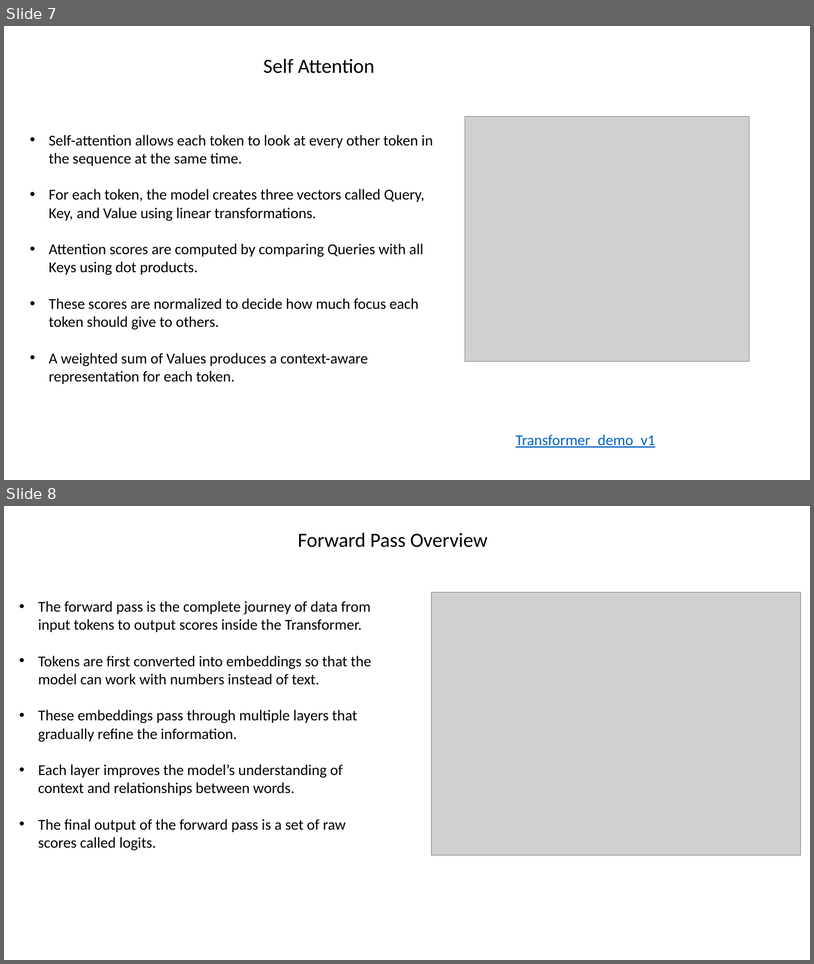
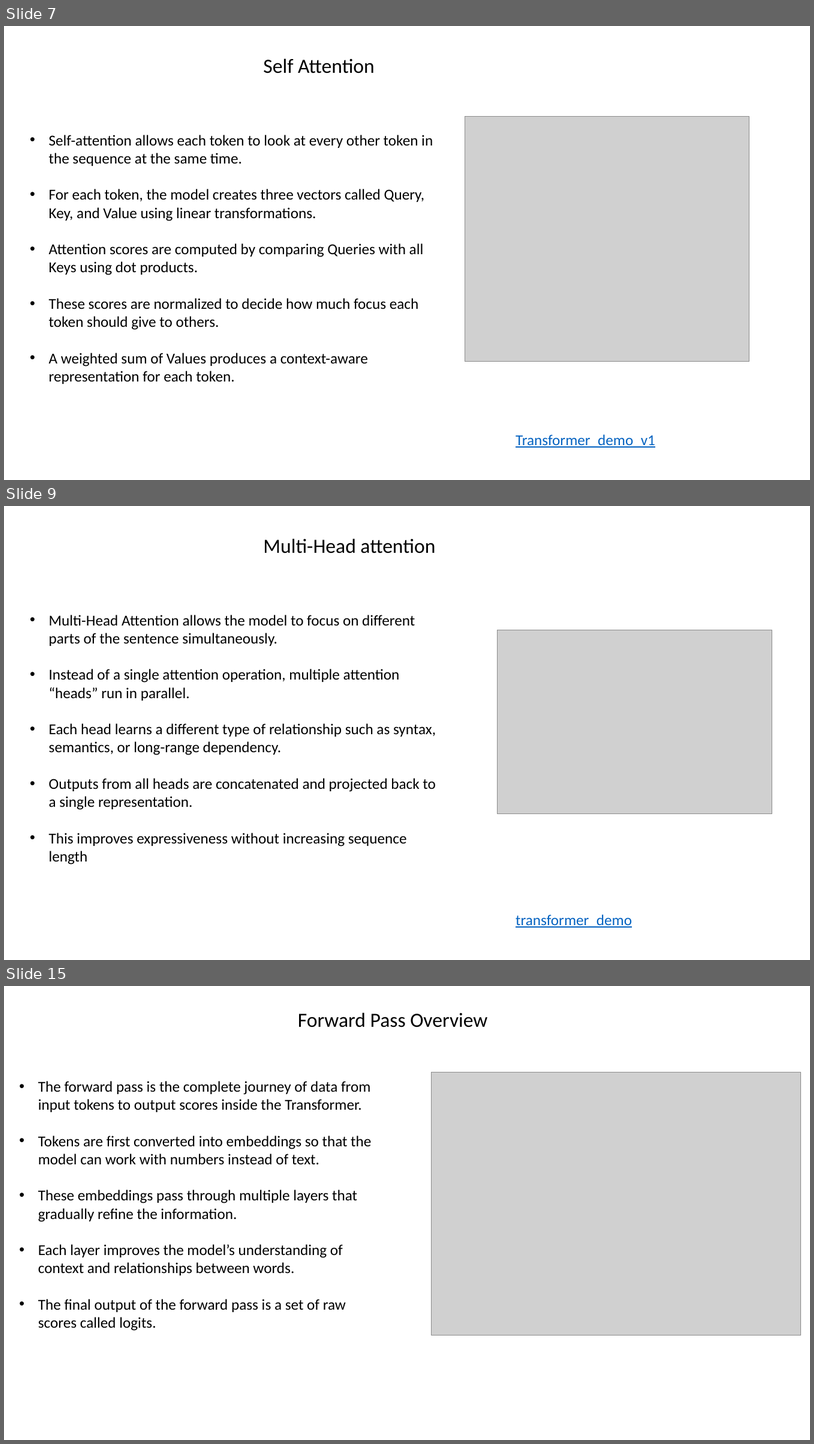
Before and after one commit to varunchach/transformers_demo, a slide deck: Transformers_LLM_Theory.pptx. Shown one above the other, each under a label of ours: slides 7 and 8 before the commit, slides 7, 9 and 15 after it; the slides between them are not shown. The pictures are 814x964 and 814x1444 pixels, drawn with LibreOffice and Linux fonts; fonts in the diff are those of the drawing; grey boxes stand for pictures. Boxes give left, top, right and bottom in pixels: in the first picture for what was removed or moved away, otherwise in the second. Text is boxed around its words. In the diff, an @@ line names an element or a change of style, - is before the commit and + after.

```diff
--- a/Transformers_LLM_Theory.pptx
+++ b/Transformers_LLM_Theory.pptx
@@ slide 9 added at <box>4,506,810,960</box>, background #FFFFFF @@
@@ text added at <box>263,538,435,553</box>, 24 pt, text #000000 @@
+Multi-Head attention
@@ text added at <box>49,615,436,864</box>, 18 pt, text #000000 @@
+• Multi-Head Attention allows the model to focus on different parts of the sentence simultaneously.
+• Instead of a single attention operation, multiple attention “heads” run in parallel.
+• Each head learns a different type of relationship such as syntax, semantics, or long-range dependency.
+• Outputs from all heads are concatenated and projected back to a single representation.
+• This improves expressiveness without increasing sequence length
@@ picture added at <box>498,630,772,813</box> @@
@@ text added at <box>516,914,632,927</box>, 18 pt, text #0563C1, underline @@
+transformer_demo
@@ what was slide 8 is now slide 15 @@
```
Also in this commit, not shown: 11 other slides added.
